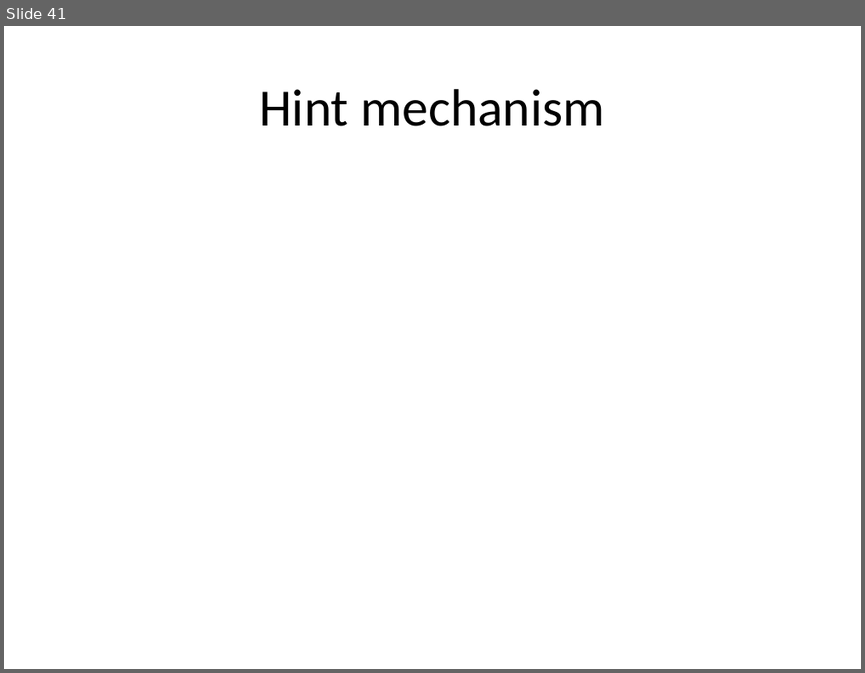
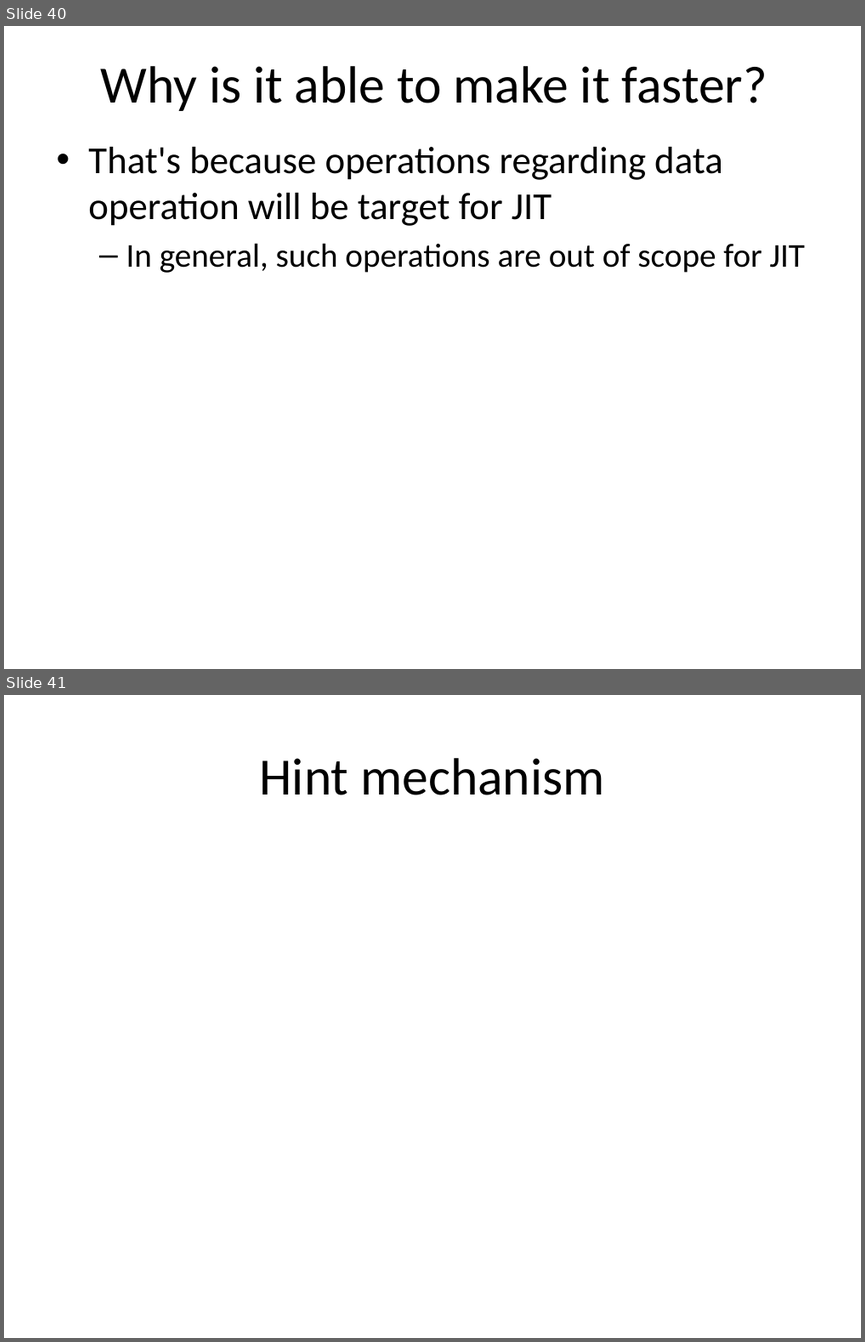
Before and after one commit to ryotaro/pyconjp2012slide, a slide deck: master/Fundamental Technologies Used in PyPy JIT Compiler.pptx. Shown one above the other, each under a label of ours: slide 41 before the commit, slides 40 and 41 after it. The pictures are 865x673 and 865x1342 pixels, drawn with LibreOffice and Linux fonts; fonts in the diff are those of the drawing. Boxes give left, top, right and bottom in pixels: in the first picture for what was removed or moved away, otherwise in the second. Text is boxed around its words. In the diff, an @@ line names an element or a change of style, - is before the commit and + after.

Commit message:
P40

```diff
--- a/master/Fundamental Technologies Used in PyPy JIT Compiler.pptx
+++ b/master/Fundamental Technologies Used in PyPy JIT Compiler.pptx
@@ slide 40 added at (4,26,861,669), background #FFFFFF @@
@@ title added at (100,66,767,111), 44 pt, text #000000 @@
+Why is it able to make it faster?
@@ text added at (88,147,805,272), 32 pt, text #000000 @@
+• That's because operations regarding data operation will be target for JIT
+  – In general, such operations are out of scope for JIT
```
Also in this commit, not shown: 1 slide changed, 1 slide removed.
